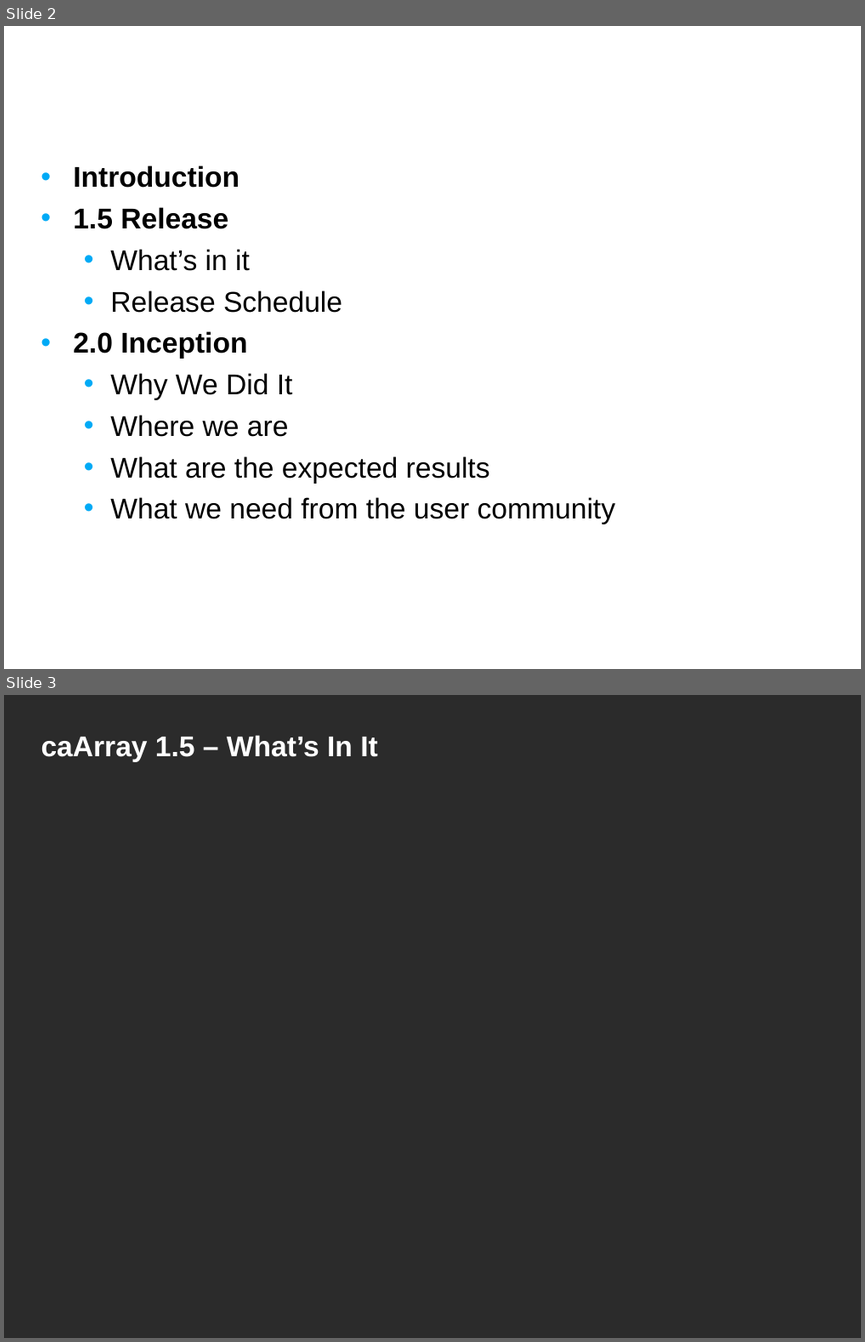
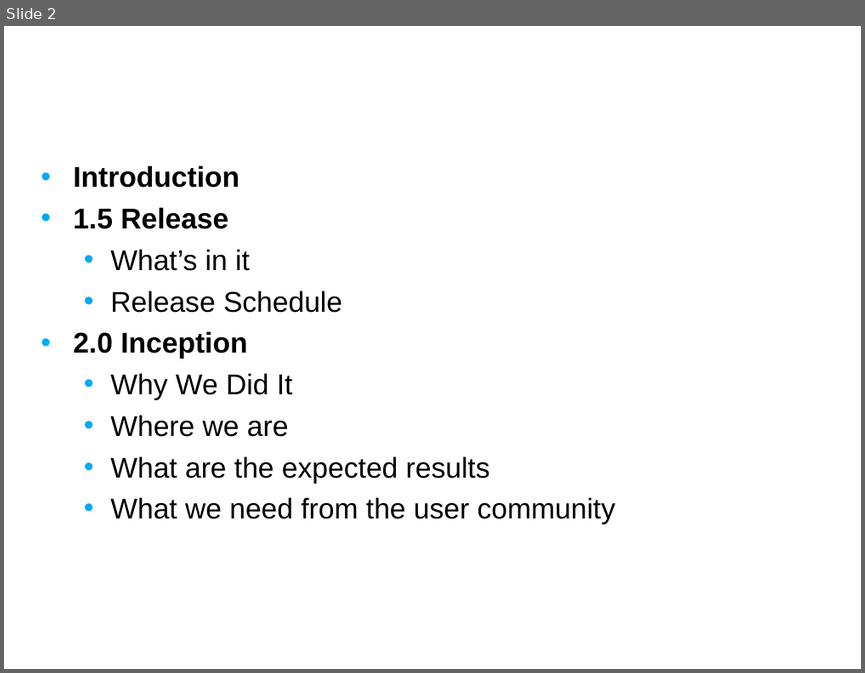
Before and after one commit to NCIP/caarray-docs, a slide deck: project_management/open_meetings/caArray User Community Meeting May 9.ppt. Shown one above the other, each under a label of ours: slides 2 and 3 before the commit, slide 2 after it. The pictures are 865x1342 and 865x673 pixels, drawn with LibreOffice and Linux fonts; fonts in the diff are those of the drawing; background and template pictures are left out; a plain dark background stands for a picture behind light text. Boxes give left, top, right and bottom in pixels: in the first picture for what was removed or moved away, otherwise in the second. Text is boxed around its words. In the diff, an @@ line names an element or a change of style, - is before the commit and + after.

```diff
--- a/project_management/open_meetings/caArray User Community Meeting May 9.ppt
+++ b/project_management/open_meetings/caArray User Community Meeting May 9.ppt
@@ slide 3 removed at <box>4,695,861,1338</box>, background picture (left out) @@
@@ title removed at <box>41,735,378,762</box> @@
-caArray 1.5 – What’s In It
```
Also in this commit, not shown: 1 slide changed, 3 slides added.
